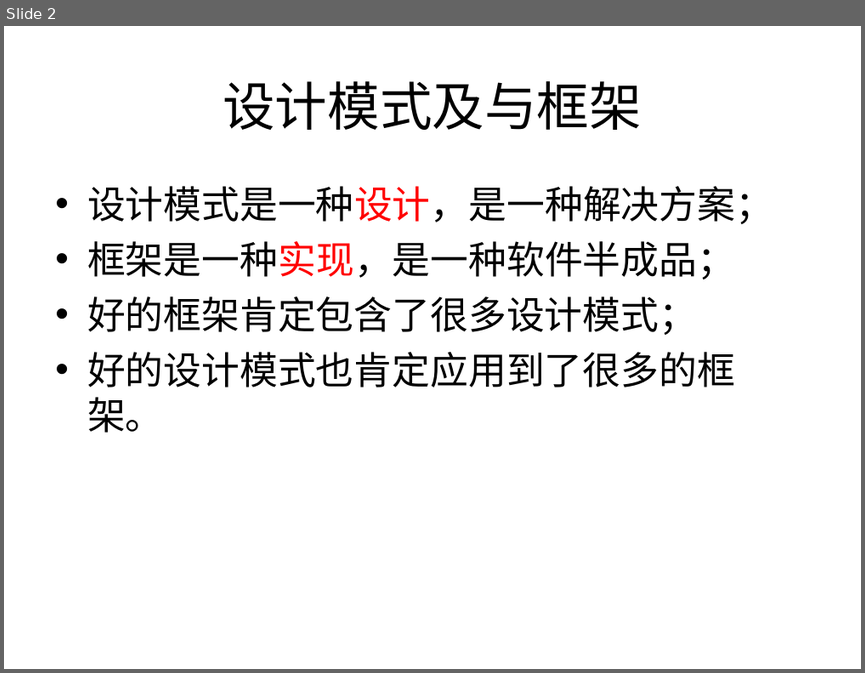
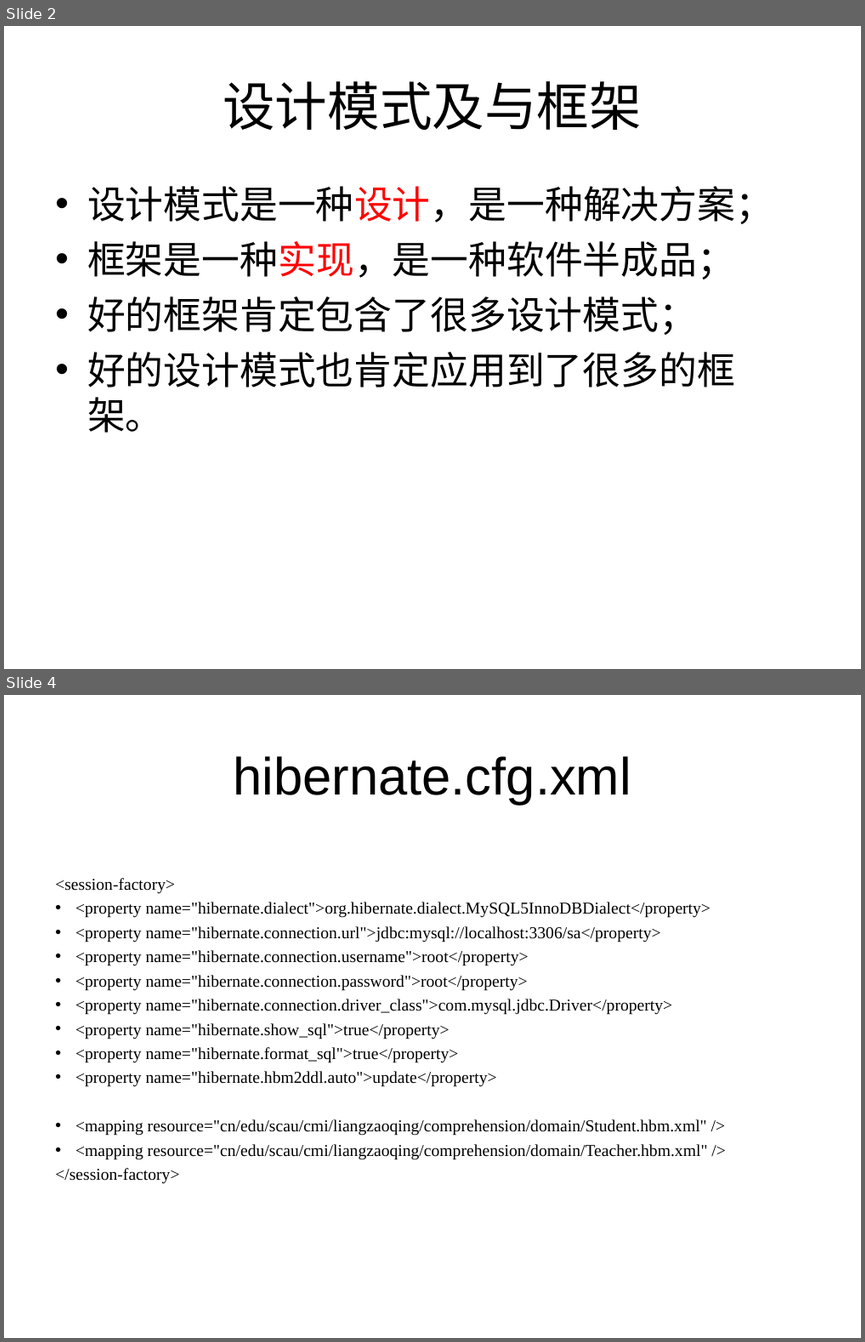
Before and after one commit to liangshanhero/sa, a slide deck: sa/文档/2019 软件体系结构（09）：Spring+Hibernate.ppt. Shown one above the other, each under a label of ours: slide 2 before the commit, slides 2 and 4 after it; the slides between them are not shown. The pictures are 865x673 and 865x1342 pixels, drawn with LibreOffice and Linux fonts; fonts in the diff are those of the drawing. Boxes give left, top, right and bottom in pixels: in the first picture for what was removed or moved away, otherwise in the second. Text is boxed around its words. In the diff, an @@ line names an element or a change of style, - is before the commit and + after.

```diff
--- a/sa/文档/2019 软件体系结构（09）：Spring+Hibernate.ppt
+++ b/sa/文档/2019 软件体系结构（09）：Spring+Hibernate.ppt
@@ slide 4 added at (4, 695, 861, 1338), background #FFFFFF @@
@@ title added at (233, 756, 631, 805), 44 pt, text #000000 @@
+hibernate.cfg.xml
@@ text added at (55, 878, 711, 1184), 14 pt, text #000000 @@
+<session-factory>
+• <property name="hibernate.dialect">org.hibernate.dialect.MySQL5InnoDBDialect</property>
+• <property name="hibernate.connection.url">jdbc:mysql://localhost:3306/sa</property>
+• <property name="hibernate.connection.username">root</property>
+• <property name="hibernate.connection.password">root</property>
+• <property name="hibernate.connection.driver_class">com.mysql.jdbc.Driver</property>
+• <property name="hibernate.show_sql">true</property>
+• <property name="hibernate.format_sql">true</property>
+• <property name="hibernate.hbm2ddl.auto">update</property>
+• <mapping resource="cn/edu/scau/cmi/liangzaoqing/comprehension/domain/Student.hbm.xml" />
+• <mapping resource="cn/edu/scau/cmi/liangzaoqing/comprehension/domain/Teacher.hbm.xml" />
+</session-factory>
```
Also in this commit, not shown: 2 slides changed, 2 other slides added, 9 other files.
